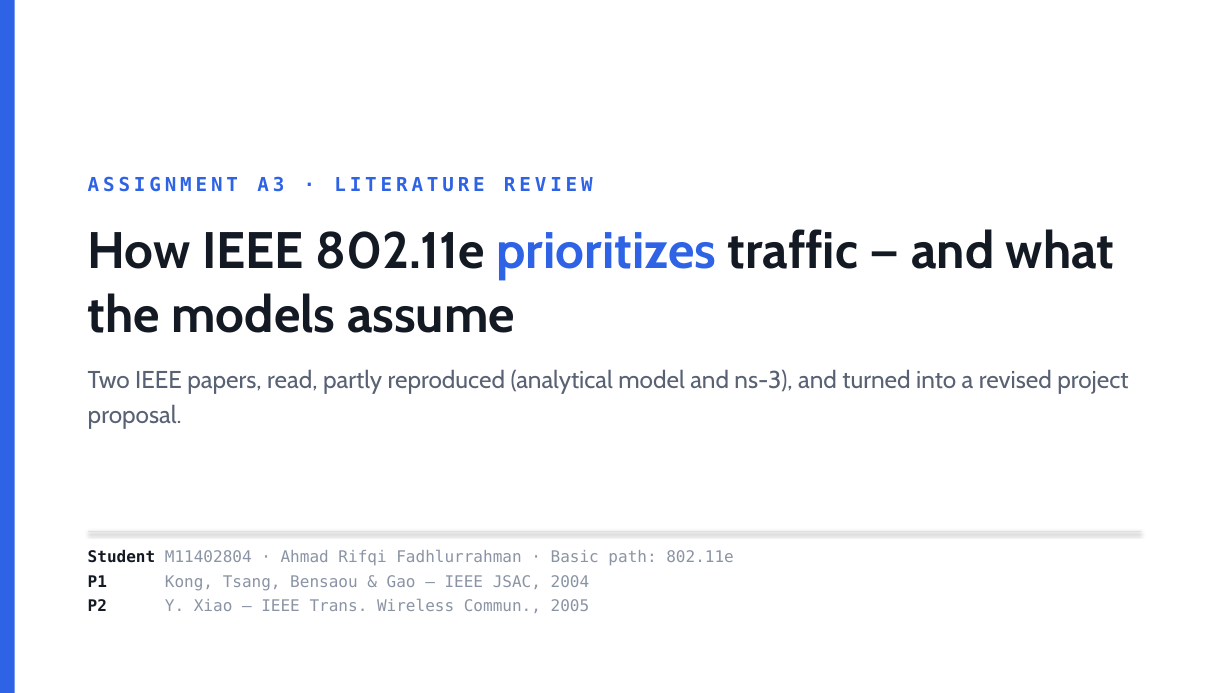
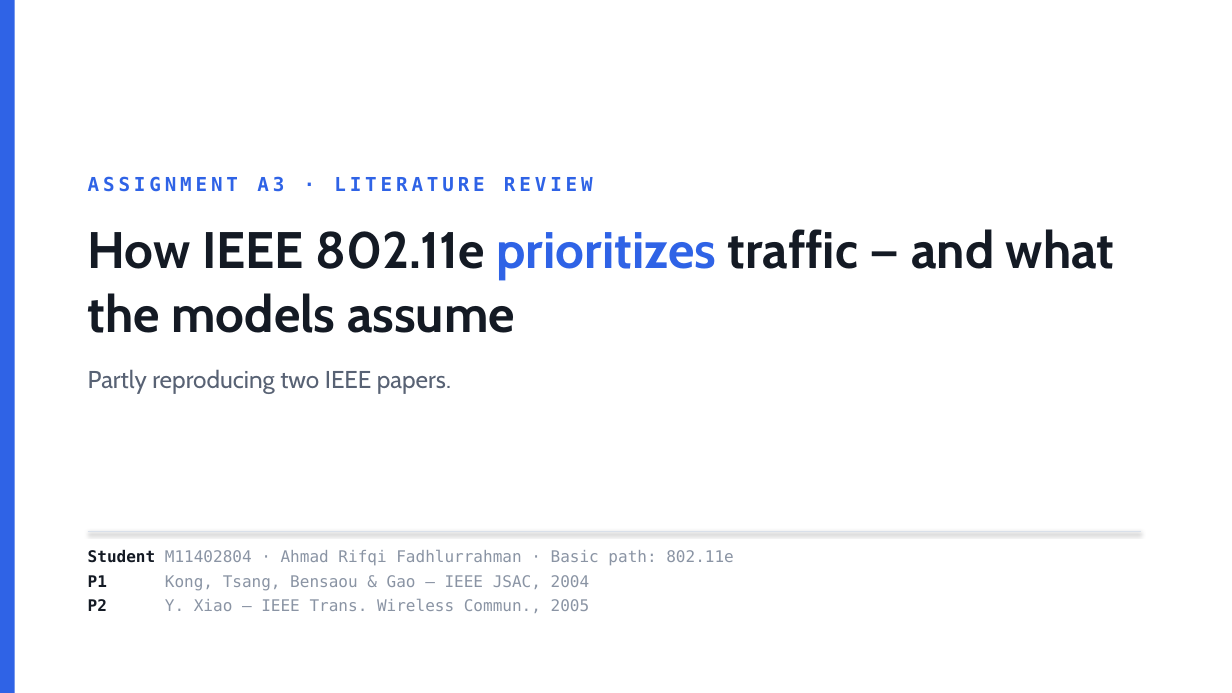
Before and after one commit to AhmadRifqi86/MWN-2026-M11402804-Rifqi, a slide deck: slide 1 of assets/ppt/a3-M11402804-AhmadRifqi.pptx. Drawn at 1232x693 pixels with LibreOffice and Linux fonts; fonts in the diff are those of the drawing. Boxes give left, top, right and bottom in pixels: in the first picture for what was removed or moved away, otherwise in the second. Text is boxed around its words. In the diff, an @@ line names an element or a change of style, - is before the commit and + after.

```diff
--- a/assets/ppt/a3-M11402804-AhmadRifqi.pptx
+++ b/assets/ppt/a3-M11402804-AhmadRifqi.pptx
@@ text at bbox=[88, 369, 451, 394]: text changed @@
-Two IEEE papers, read, partly reproduced (analytical model and ns-3), and turned into a revised project proposal.
+Partly reproducing two IEEE papers.
```
Also in this commit, not shown: 1 other slide changed, 1 other file.
